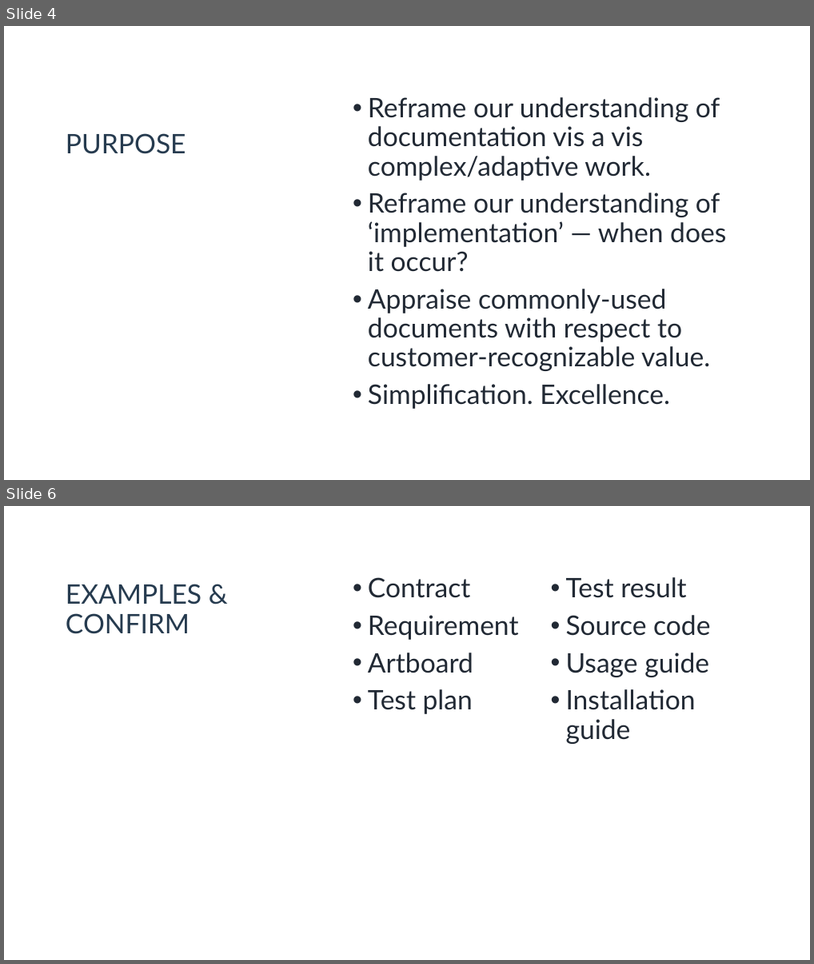
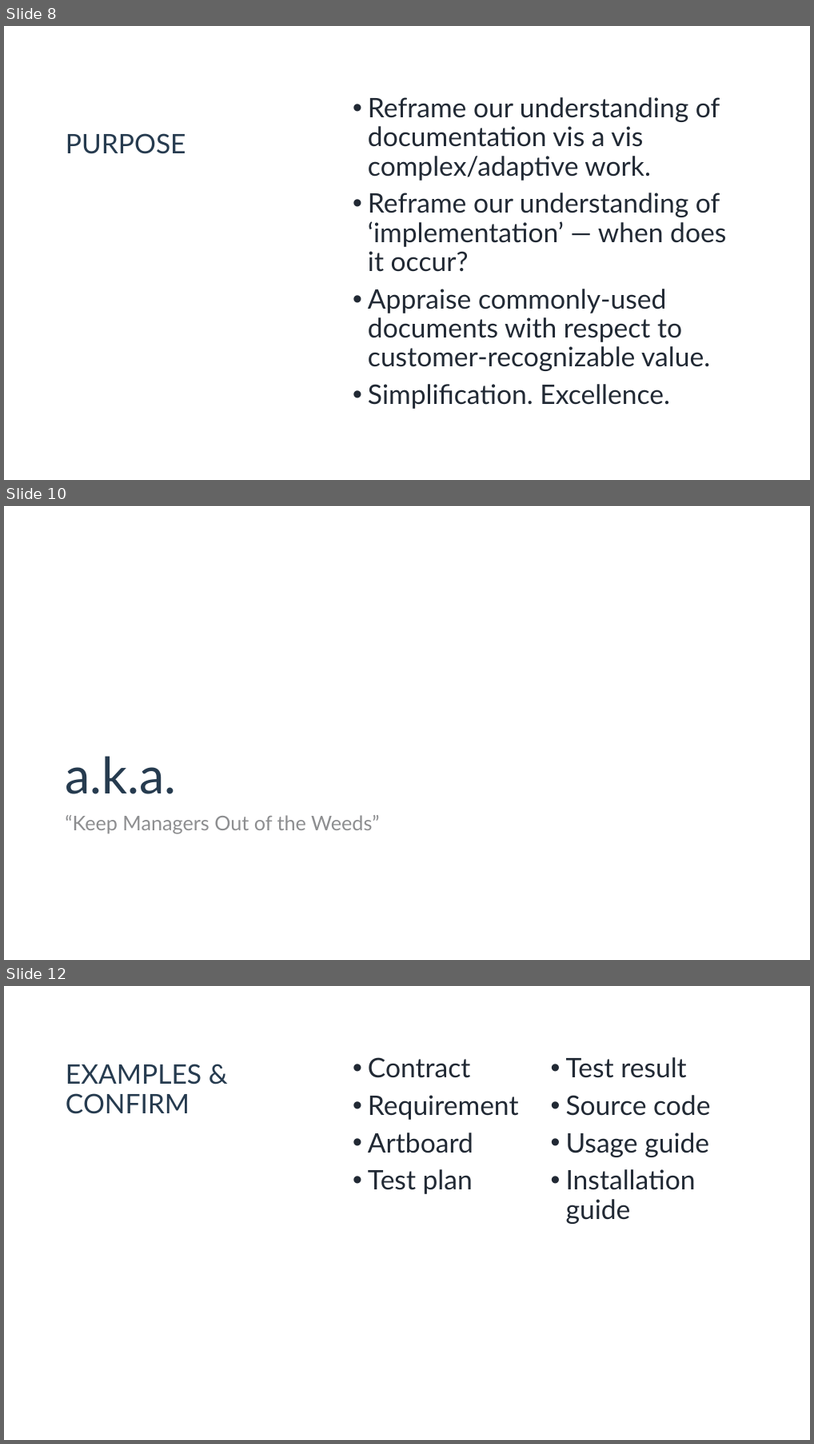
Before and after one commit to DavidSabine/The-Art-of-Agile-Product-Documentation, a slide deck: assets/The Art of Agile Documentation — Presentation — by David Sabine.pptx. Shown one above the other, each under a label of ours: slides 4 and 6 before the commit, slides 8, 10 and 12 after it; the slides between them are not shown. The pictures are 814x964 and 814x1444 pixels, drawn with LibreOffice and Linux fonts; fonts in the diff are those of the drawing; background and template pictures are left out. Boxes give left, top, right and bottom in pixels: in the first picture for what was removed or moved away, otherwise in the second. Text is boxed around its words. In the diff, an @@ line names an element or a change of style, - is before the commit and + after.

```diff
--- a/assets/The Art of Agile Documentation — Presentation — by David Sabine.pptx
+++ b/assets/The Art of Agile Documentation — Presentation — by David Sabine.pptx
@@ slide 10 added at (4, 506, 810, 960), background #FFFFFF @@
@@ title added at (65, 756, 176, 794), 60 pt, text #263B4F @@
+a.k.a.
@@ text added at (65, 815, 379, 833), 24 pt, text #8D8E90 @@
+“Keep Managers Out of the Weeds”
@@ what was slide 4 is now slide 8 @@
@@ what was slide 6 is now slide 12 @@
```
Also in this commit, not shown: 5 slides changed, 6 other slides added.
